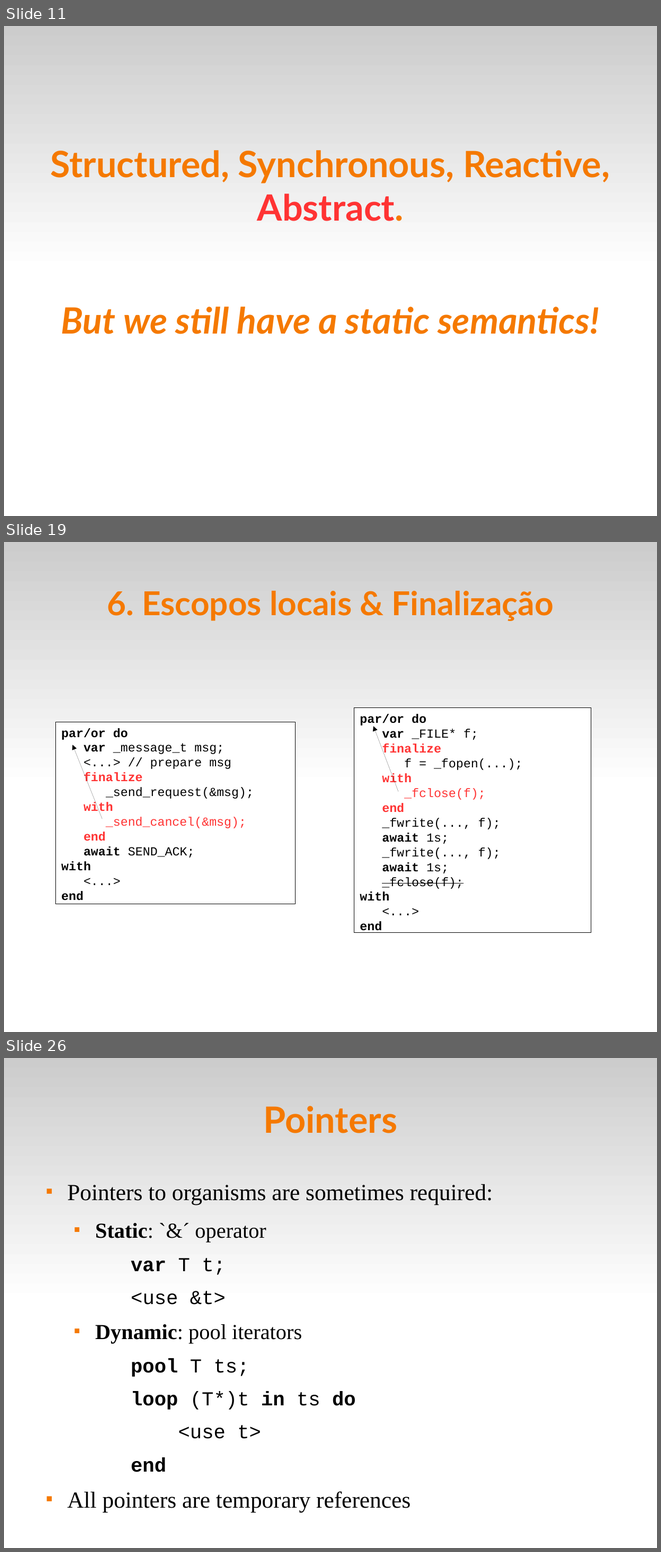
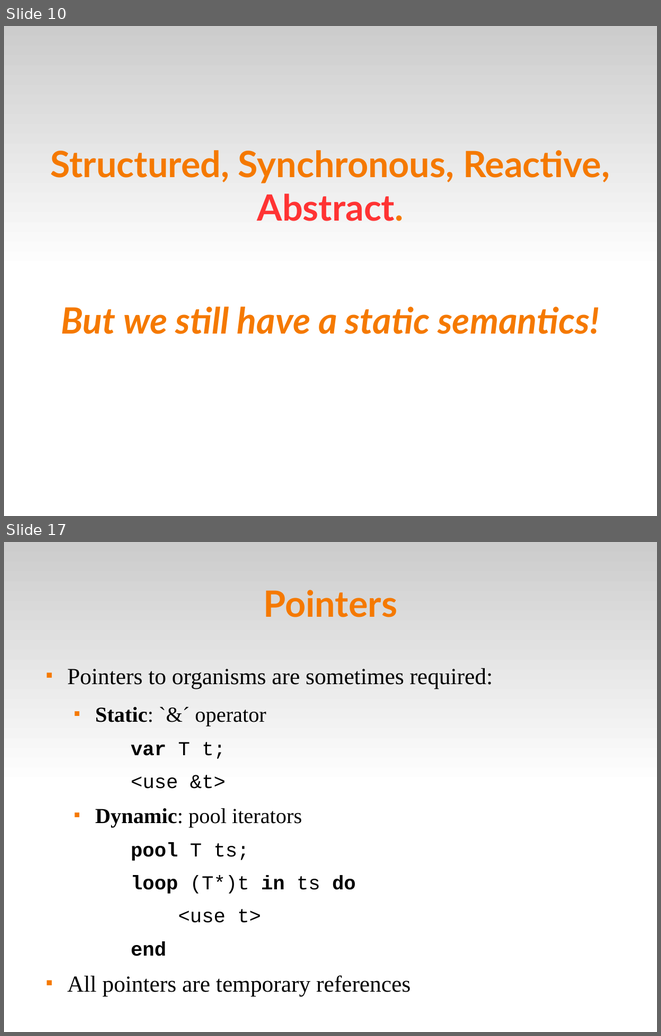
Before and after one commit to fsantanna-no/ceu-docs, a slide deck: ceu_mod.odp. Shown one above the other, each under a label of ours: slides 11, 19 and 26 before the commit, slides 10 and 17 after it; the slides between them are not shown. The pictures are 661x1552 and 661x1036 pixels, drawn with LibreOffice and Linux fonts; fonts in the diff are those of the drawing. Boxes give left, top, right and bottom in pixels: in the first picture for what was removed or moved away, otherwise in the second. Text is boxed around its words. In the diff, an @@ line names an element or a change of style, - is before the commit and + after.

```diff
--- a/ceu_mod.odp
+++ b/ceu_mod.odp
@@ slide 19 removed at <box>4,542,657,1032</box>, background #FFFFFF; not listed: 1 template element that a slide beside it also shows @@
@@ title removed at <box>107,591,554,621</box> @@
-6. Escopos locais & Finalização
@@ rectangle removed at <box>354,708,591,933</box> @@
-par/or do
-var _FILE* f;
-finalize
-f = _fopen(...);
-with
-_fclose(f);
-end
-_fwrite(..., f);
-await 1s;
-_fwrite(..., f);
-await 1s;
-_fclose(f);
-with
-<...>
-end
@@ rectangle removed at <box>55,722,296,904</box> @@
-par/or do
-var _message_t msg;
-<...> // prepare msg
-finalize
-_send_request(&msg);
-with
-_send_cancel(&msg);
-end
-await SEND_ACK;
-with
-<...>
-end
@@ arrow removed from (399, 792) to (374, 726) @@
@@ arrow removed from (103, 819) to (73, 744) @@
@@ what was slide 11 is now slide 10 @@
@@ what was slide 26 is now slide 17 @@
```
Also in this commit, not shown: 13 slides changed, 4 slides added, 14 other slides removed.
